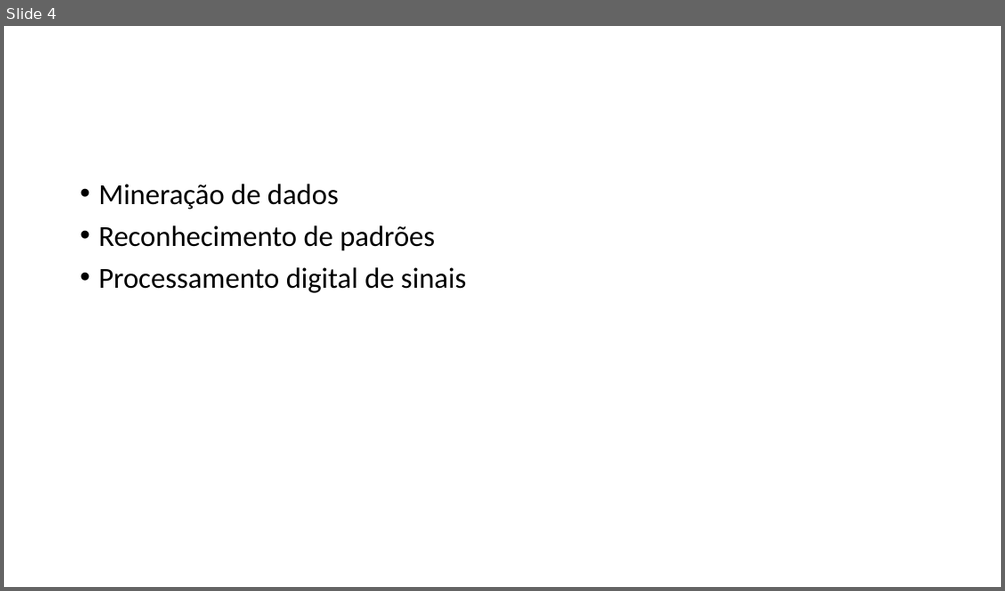
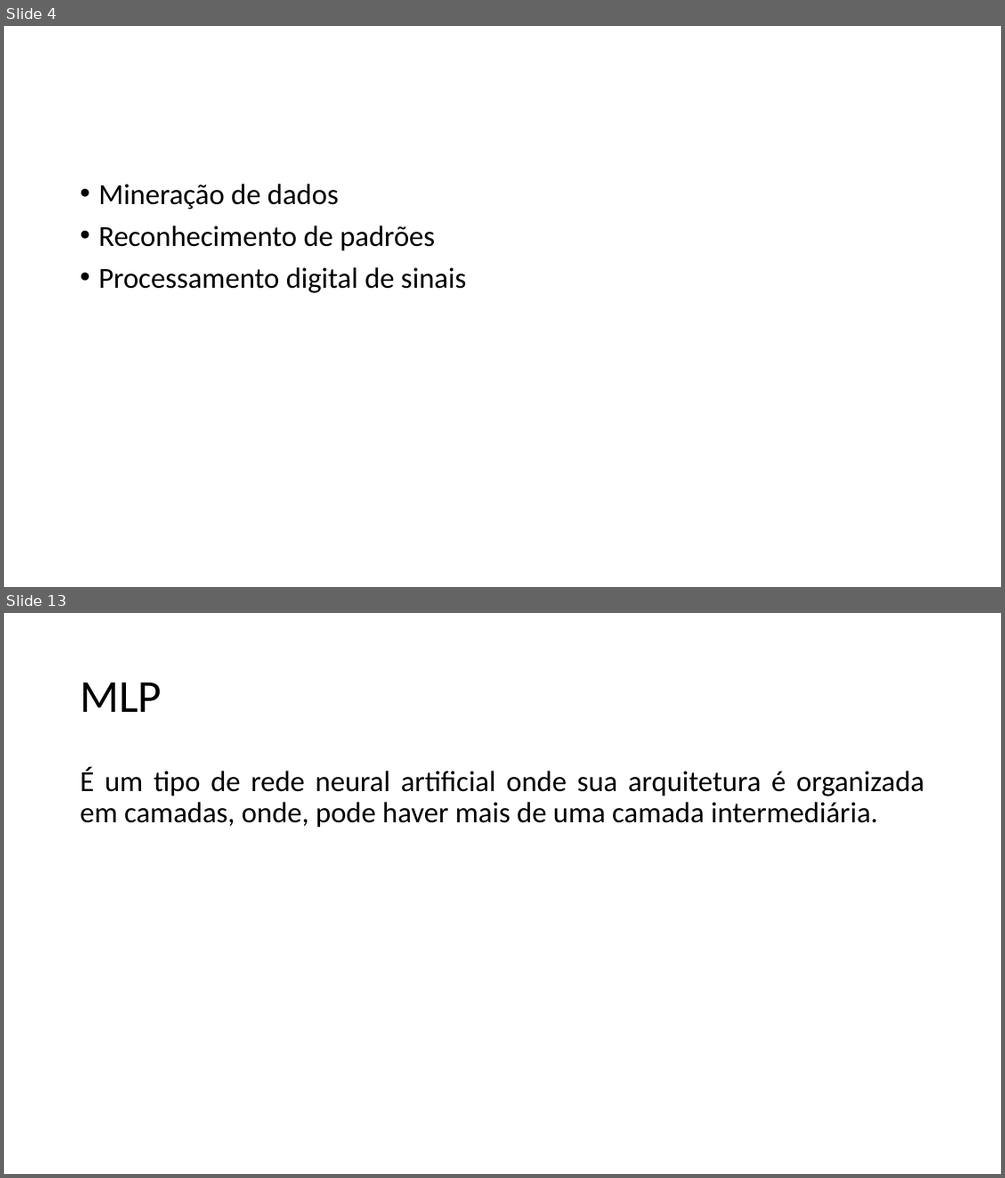
Before and after one commit to evertonlima07/redesNeurais, a slide deck: Documentos/Apresentação - Redes Neurais.pptx. Shown one above the other, each under a label of ours: slide 4 before the commit, slides 4 and 13 after it; the slides between them are not shown. The pictures are 1005x591 and 1005x1178 pixels, drawn with LibreOffice and Linux fonts; fonts in the diff are those of the drawing. Boxes give left, top, right and bottom in pixels: in the first picture for what was removed or moved away, otherwise in the second. Text is boxed around its words. In the diff, an @@ line names an element or a change of style, - is before the commit and + after.

```diff
--- a/Documentos/Apresentação - Redes Neurais.pptx
+++ b/Documentos/Apresentação - Redes Neurais.pptx
@@ slide 13 added at [4, 613, 1001, 1174], background #FFFFFF @@
@@ title added at [80, 682, 162, 712], 44 pt, text #000000 @@
+MLP
@@ text added at [80, 767, 924, 827], 28 pt, text #000000 @@
+É um tipo de rede neural artificial onde sua arquitetura é organizada em camadas, onde, pode haver mais de uma camada intermediária.
```
Also in this commit, not shown: 8 other slides added.
